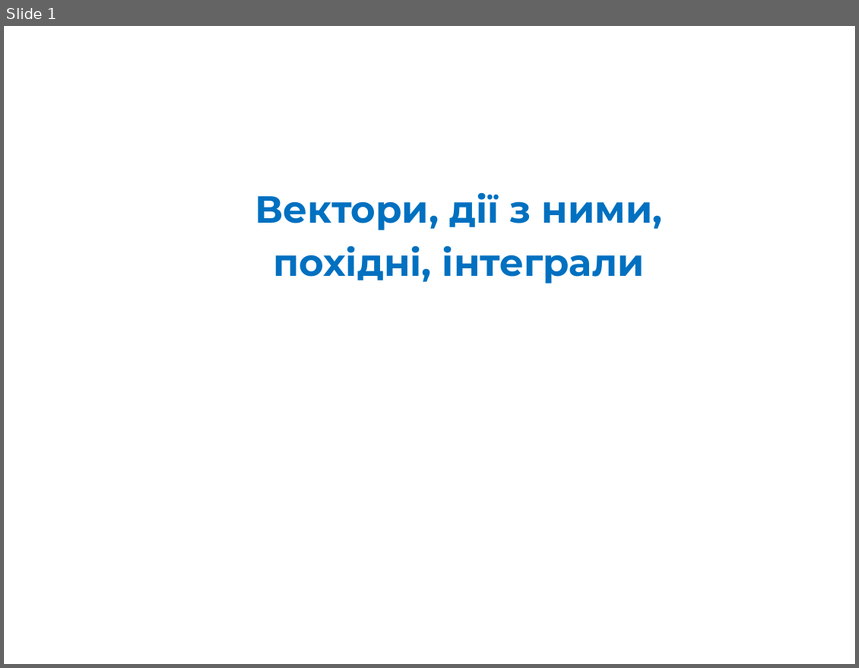
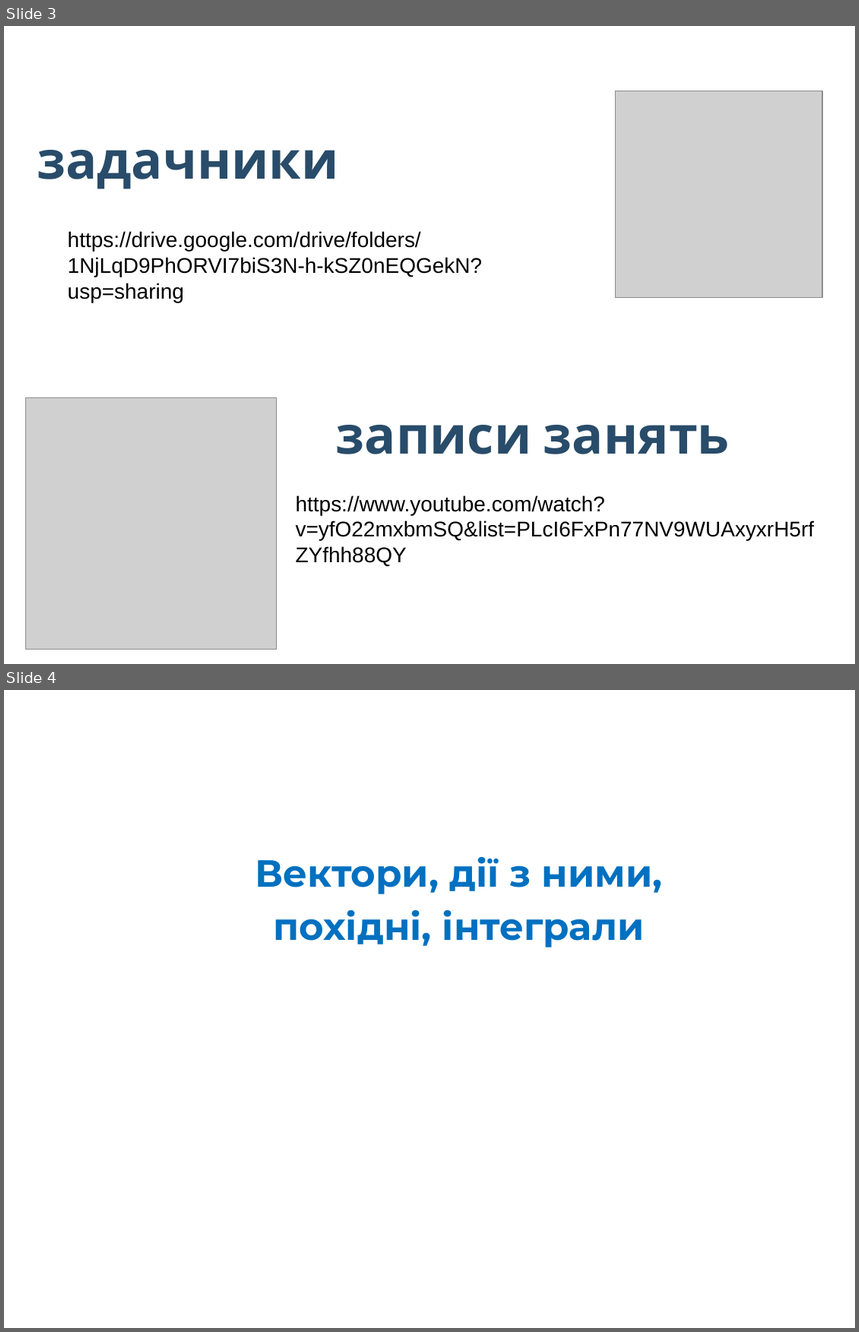
Before and after one commit to l432/NMK, a slide deck: Lecture/FIT/2021_22/SeminarsFIT/Lessons1/Less01.ppt. Shown one above the other, each under a label of ours: slide 1 before the commit, slides 3 and 4 after it. The pictures are 859x668 and 859x1332 pixels, drawn with LibreOffice and Linux fonts; fonts in the diff are those of the drawing; grey boxes stand for pictures. Boxes give left, top, right and bottom in pixels: in the first picture for what was removed or moved away, otherwise in the second. Text is boxed around its words. In the diff, an @@ line names an element or a change of style, - is before the commit and + after.

```diff
--- a/Lecture/FIT/2021_22/SeminarsFIT/Lessons1/Less01.ppt
+++ b/Lecture/FIT/2021_22/SeminarsFIT/Lessons1/Less01.ppt
@@ slide 3 added at (x1=4, y1=26, x2=855, y2=664), background #FFFFFF @@
@@ picture added at (x1=616, y1=91, x2=823, y2=298) @@
@@ text added at (x1=37, y1=150, x2=338, y2=189), 44 pt, text #284C6A, bold @@
+задачники
@@ text added at (x1=68, y1=231, x2=482, y2=303), 18 pt, text #000000 @@
+https://drive.google.com/drive/folders/1NjLqD9PhORVI7biS3N-h-kSZ0nEQGekN?usp=sharing
@@ picture added at (x1=25, y1=398, x2=276, y2=649) @@
@@ text added at (x1=336, y1=425, x2=730, y2=455), 44 pt, text #284C6A, bold @@
+записи занять
@@ text added at (x1=296, y1=496, x2=815, y2=541), 18 pt, text #000000 @@
+https://www.youtube.com/watch?v=yfO22mxbmSQ&list=PLcI6FxPn77NV9WUAxyxrH5rfZYfhh88QY
@@ what was slide 1 is now slide 4 @@
```
Also in this commit, not shown: 1 slide changed, 2 other slides added, 6 other files.
